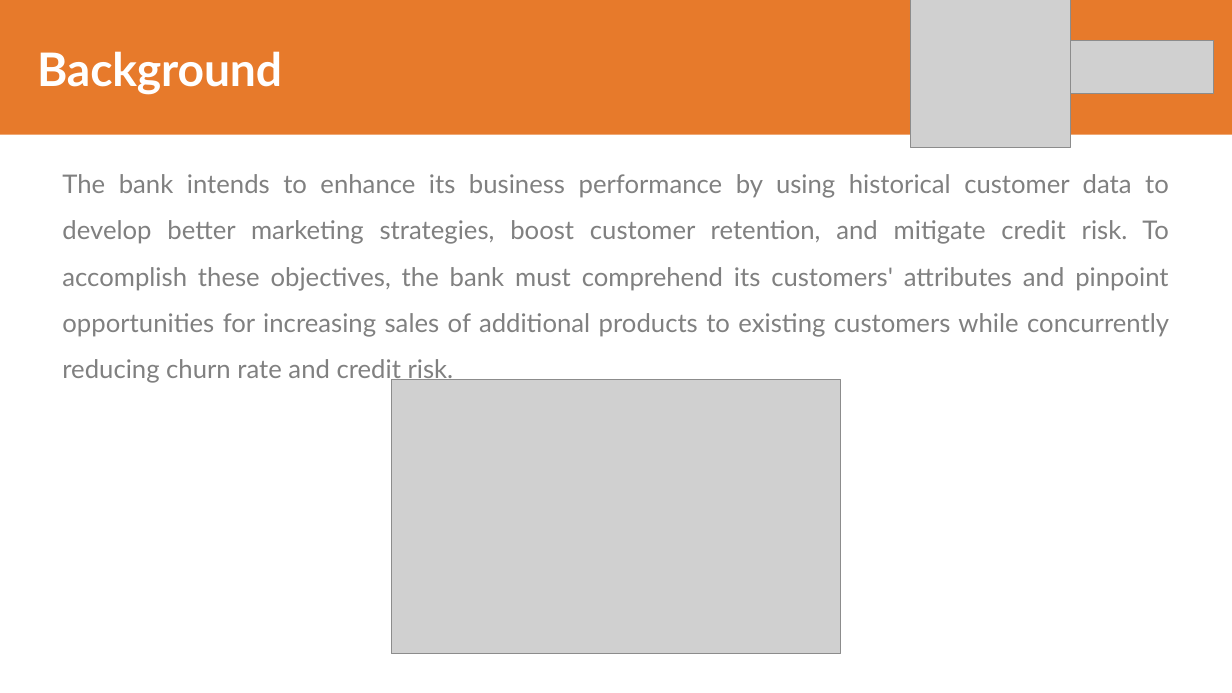
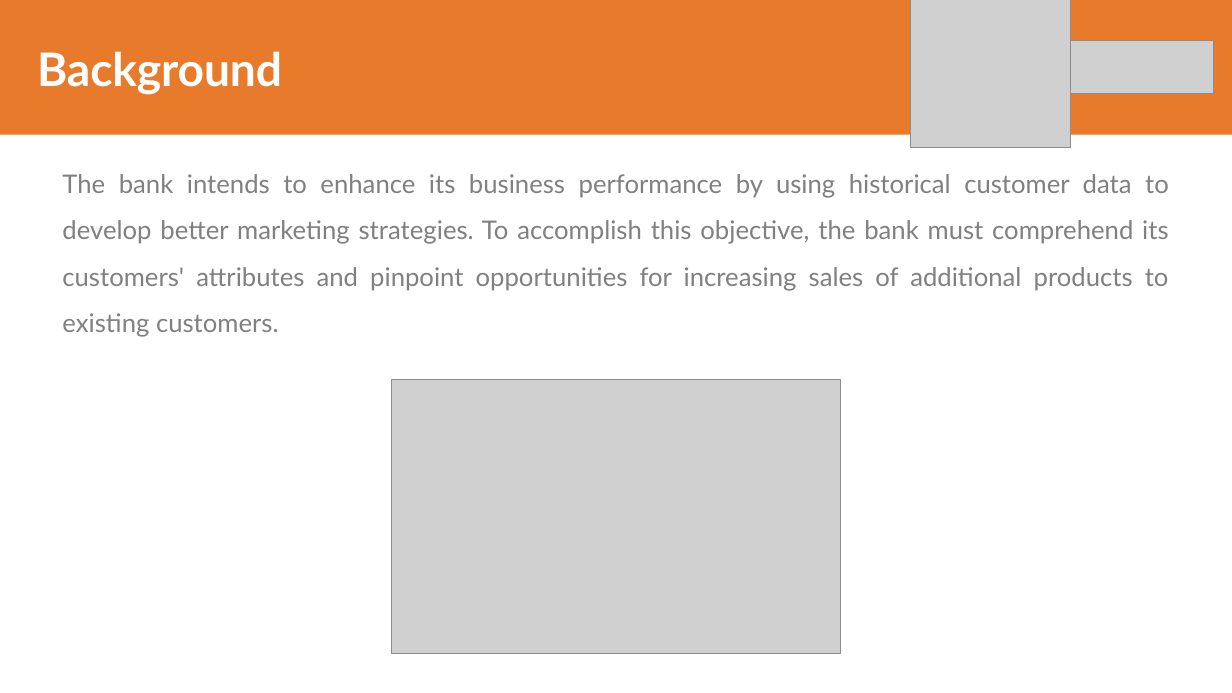
Before and after one commit to adrn-mm/final-project-VIX-DE-BTPN, a slide deck: slide 4 of reports/Adrian Maulana Muhammad_TASK_5_DATA_ENGINEER_VIX_BTPNS.pptx. Drawn at 1232x693 pixels with LibreOffice and Linux fonts; fonts in the diff are those of the drawing; grey boxes stand for pictures. Boxes give left, top, right and bottom in pixels: in the first picture for what was removed or moved away, otherwise in the second. Text is boxed around its words. In the diff, an @@ line names an element or a change of style, - is before the commit and + after.

Commit message:
Finalizing the customer segmentation task

```diff
--- a/reports/Adrian Maulana Muhammad_TASK_5_DATA_ENGINEER_VIX_BTPNS.pptx
+++ b/reports/Adrian Maulana Muhammad_TASK_5_DATA_ENGINEER_VIX_BTPNS.pptx
@@ text at (62,174,1169,337): text changed @@
-The bank intends to enhance its business performance by using historical customer data to develop better marketing strategies, boost customer retention, and mitigate credit risk. To accomplish these objectives, the bank must comprehend its customers' attributes and pinpoint opportunities for increasing sales of additional products to existing customers while concurrently reducing churn rate and credit risk.
+The bank intends to enhance its business performance by using historical customer data to develop better marketing strategies. To accomplish this objective, the bank must comprehend its customers' attributes and pinpoint opportunities for increasing sales of additional products to existing customers.
```
Also in this commit, not shown: 6 other slides changed, 23 slides added, 36 other files.
